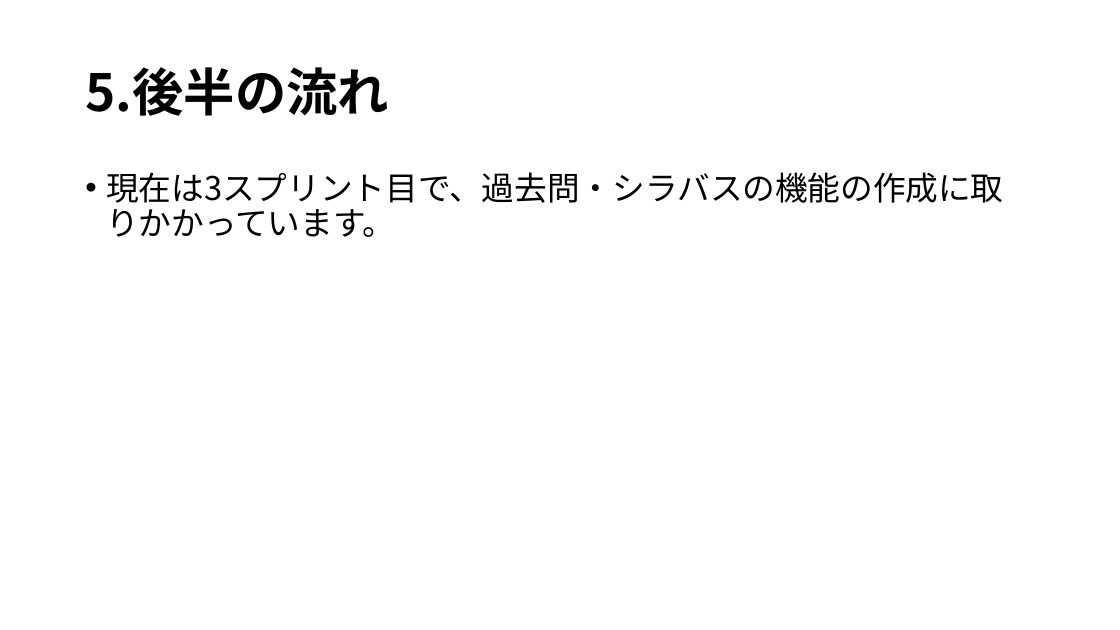
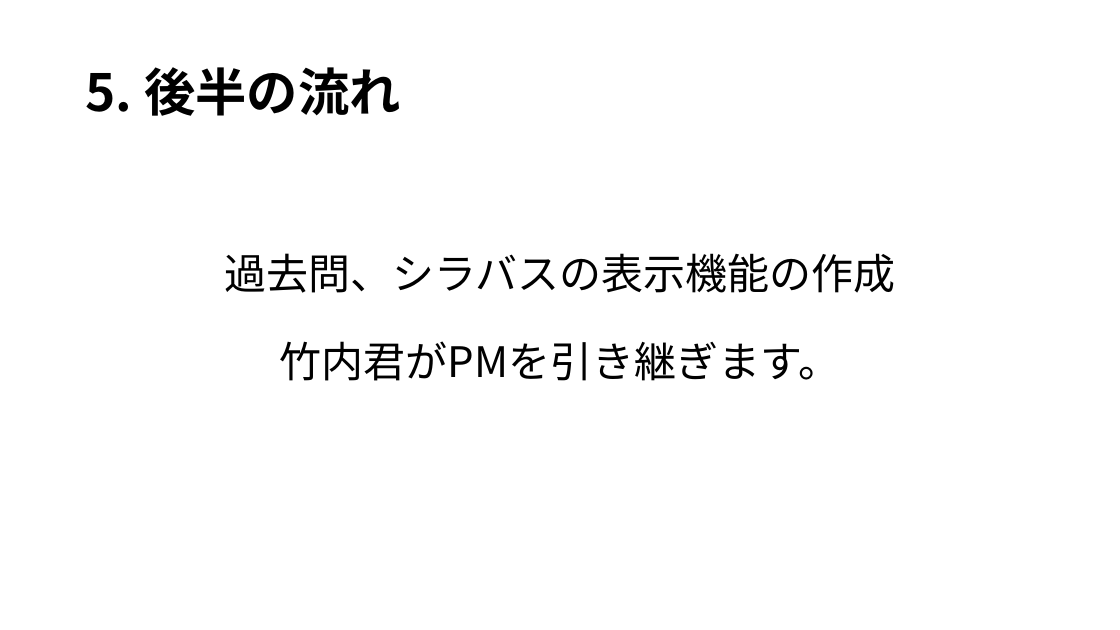
Before and after one commit to kazukiyoshida96/PM-, a slide deck: slide 10 of ＰＭ学科専用2.pptx. Drawn at 1120x630 pixels with LibreOffice and Linux fonts; fonts in the diff are those of the drawing. Boxes give left, top, right and bottom in pixels: in the first picture for what was removed or moved away, otherwise in the second. Text is boxed around its words. In the diff, an @@ line names an element or a change of style, - is before the commit and + after.

Commit message:
トップページ、パワーポイント、計画書の修正

```diff
--- a/ＰＭ学科専用2.pptx
+++ b/ＰＭ学科専用2.pptx
@@ title at <box>85,67,401,116</box>: spaces changed @@
-5.後半の流れ
+5. 後半の流れ
@@ text at <box>224,253,896,381</box>: text changed; size 28 to 36 pt @@
-• 現在は3スプリント目で、過去問・シラバスの機能の作成に取りかかっています。
+過去問、シラバスの表示機能の作成
+竹内君がPMを引き継ぎます。
```
Also in this commit, not shown: 3 other slides changed, 2 other files.
